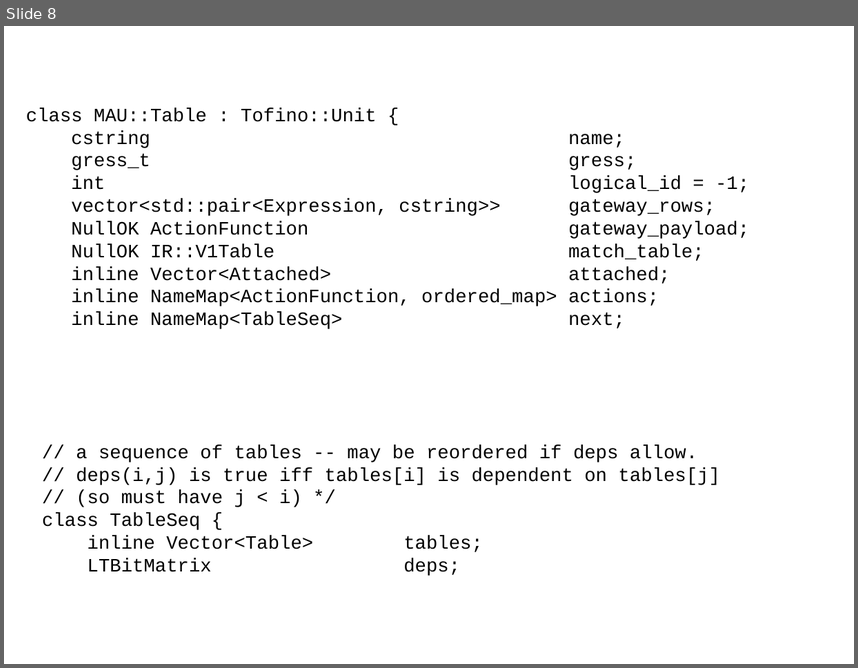
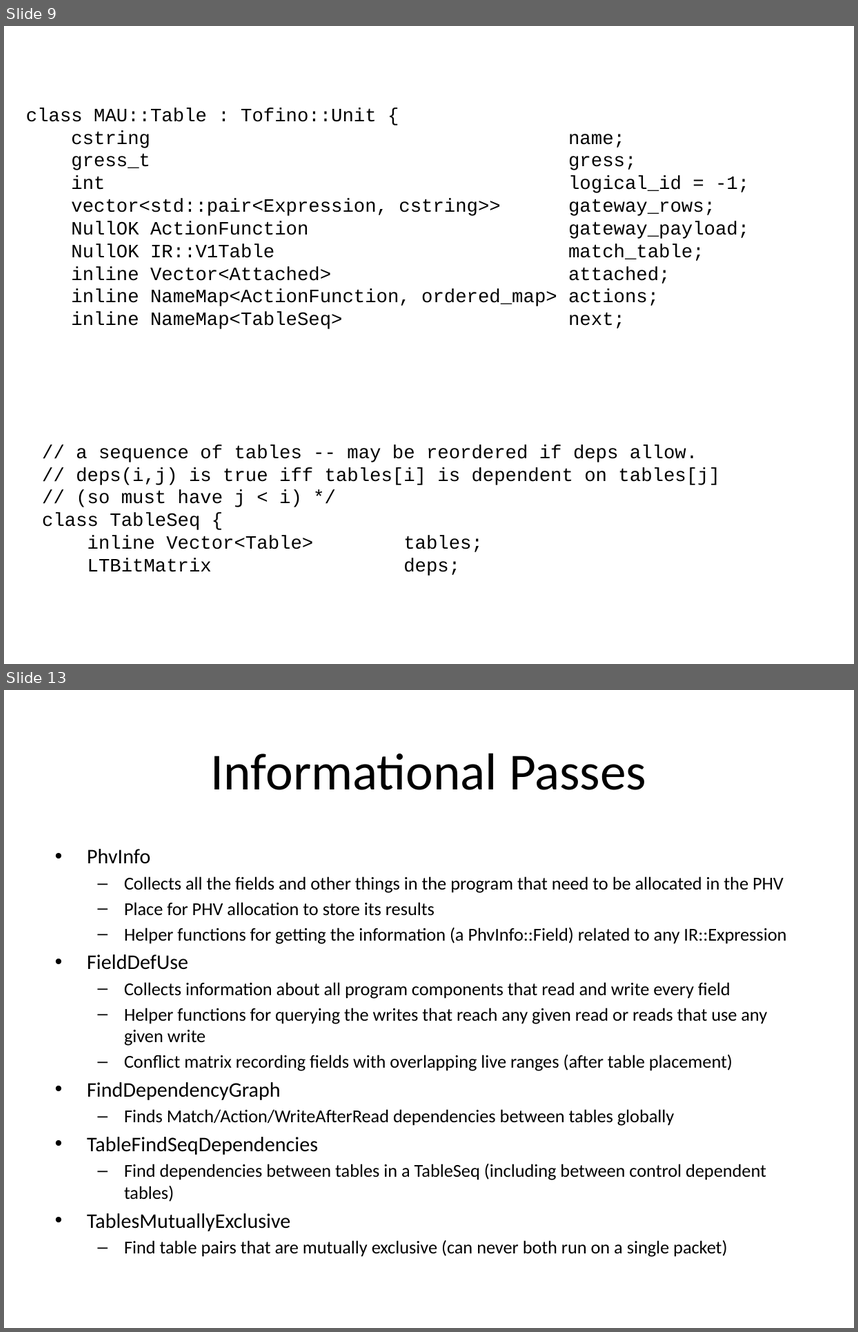
Before and after one commit to p4lang/bf-p4c, a slide deck: docs/TofinoBackend.pptx. Shown one above the other, each under a label of ours: slide 8 before the commit, slides 9 and 13 after it; the slides between them are not shown. The pictures are 858x668 and 858x1332 pixels, drawn with LibreOffice and Linux fonts; fonts in the diff are those of the drawing. Boxes give left, top, right and bottom in pixels: in the first picture for what was removed or moved away, otherwise in the second. Text is boxed around its words. In the diff, an @@ line names an element or a change of style, - is before the commit and + after.

```diff
--- a/docs/TofinoBackend.pptx
+++ b/docs/TofinoBackend.pptx
@@ slide 13 added at <box>4,690,854,1328</box>, background #FFFFFF @@
@@ title added at <box>211,753,646,790</box>, 44 pt, text #000000 @@
+Informational Passes
@@ text added at <box>87,849,786,1256</box>, 15.4 pt, text #000000 @@
+• PhvInfo
+  – Collects all the fields and other things in the program that need to be allocated in the PHV
+  – Place for PHV allocation to store its results
+  – Helper functions for getting the information (a PhvInfo::Field) related to any IR::Expression
+• FieldDefUse
+  – Collects information about all program components that read and write every field
+  – Helper functions for querying the writes that reach any given read or reads that use any given write
+  – Conflict matrix recording fields with overlapping live ranges (after table placement)
+• FindDependencyGraph
+  – Finds Match/Action/WriteAfterRead dependencies between tables globally
+• TableFindSeqDependencies
+  – Find dependencies between tables in a TableSeq (including between control dependent tables)
+• TablesMutuallyExclusive
+  – Find table pairs that are mutually exclusive (can never both run on a single packet)
@@ what was slide 8 is now slide 9 @@
```
Also in this commit, not shown: 2 slides changed, 9 other slides added, 1 slide removed.
